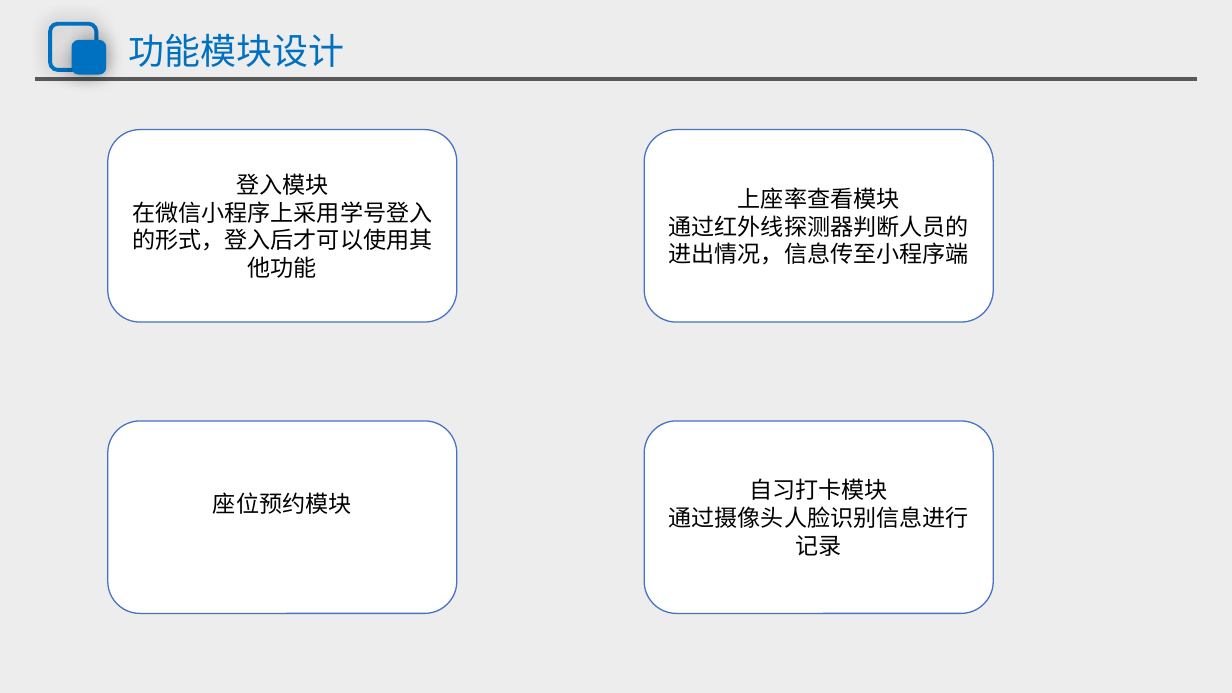
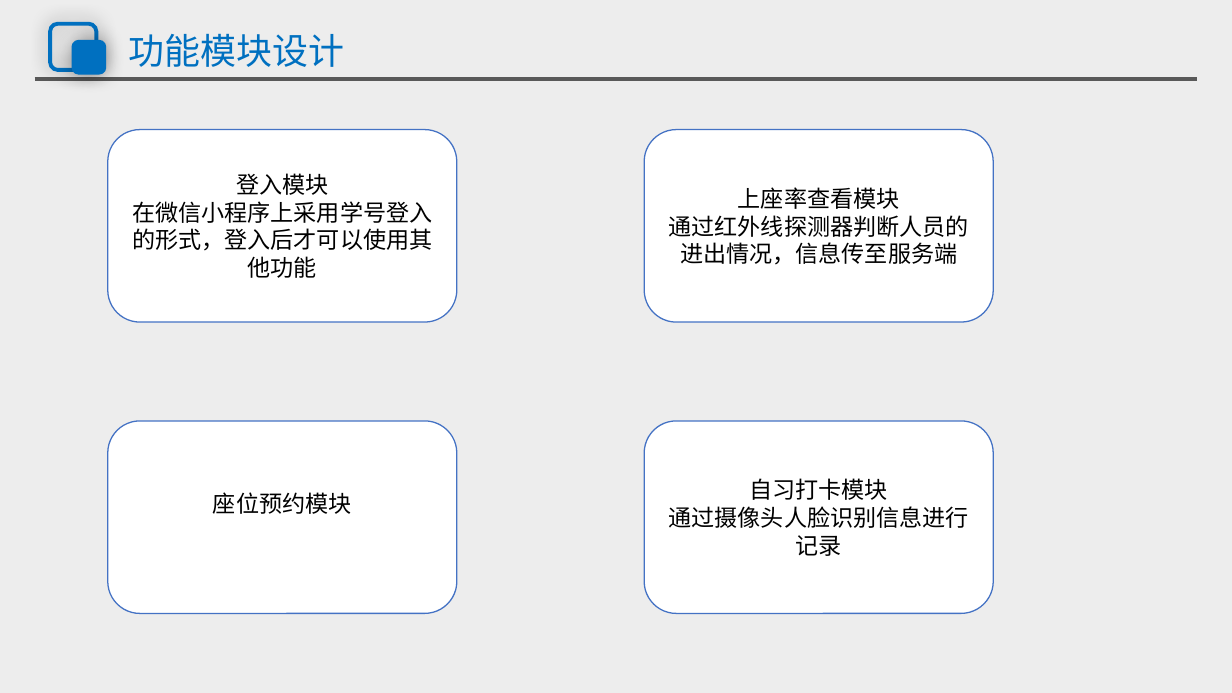
Before and after one commit to group21-sudo/practice_project, a slide deck: slide 4 of 座位检测预约系统_系统设计和数据库设计答辩.pptx. Drawn at 1232x693 pixels with LibreOffice and Linux fonts; fonts in the diff are those of the drawing. Boxes give left, top, right and bottom in pixels: in the first picture for what was removed or moved away, otherwise in the second. Text is boxed around its words. In the diff, an @@ line names an element or a change of style, - is before the commit and + after.

```diff
--- a/座位检测预约系统_系统设计和数据库设计答辩.pptx
+++ b/座位检测预约系统_系统设计和数据库设计答辩.pptx
@@ text in rounded rectangle at (x1=669, y1=215, x2=969, y2=265): text changed @@
-通过红外线探测器判断人员的进出情况，信息传至小程序端
+通过红外线探测器判断人员的进出情况，信息传至服务端
```
Also in this commit, not shown: 9 other slides changed, 14 slides added, 8 slides removed, 1 other file.
